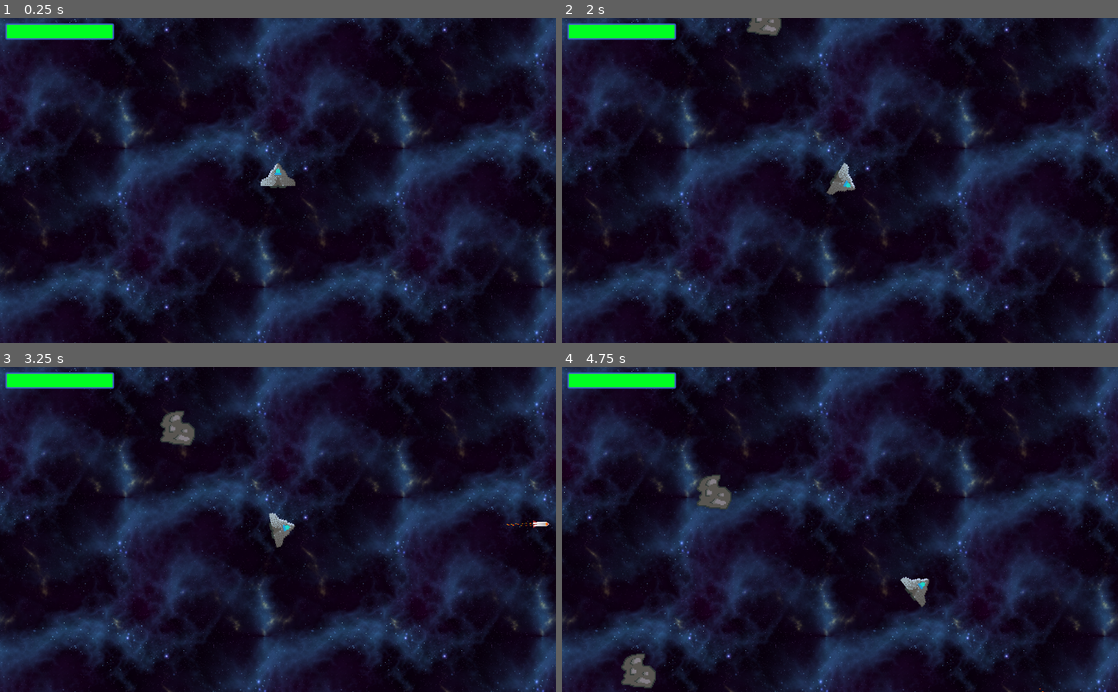
Above: before the commit, frames 1-4 (two rows, left to right).
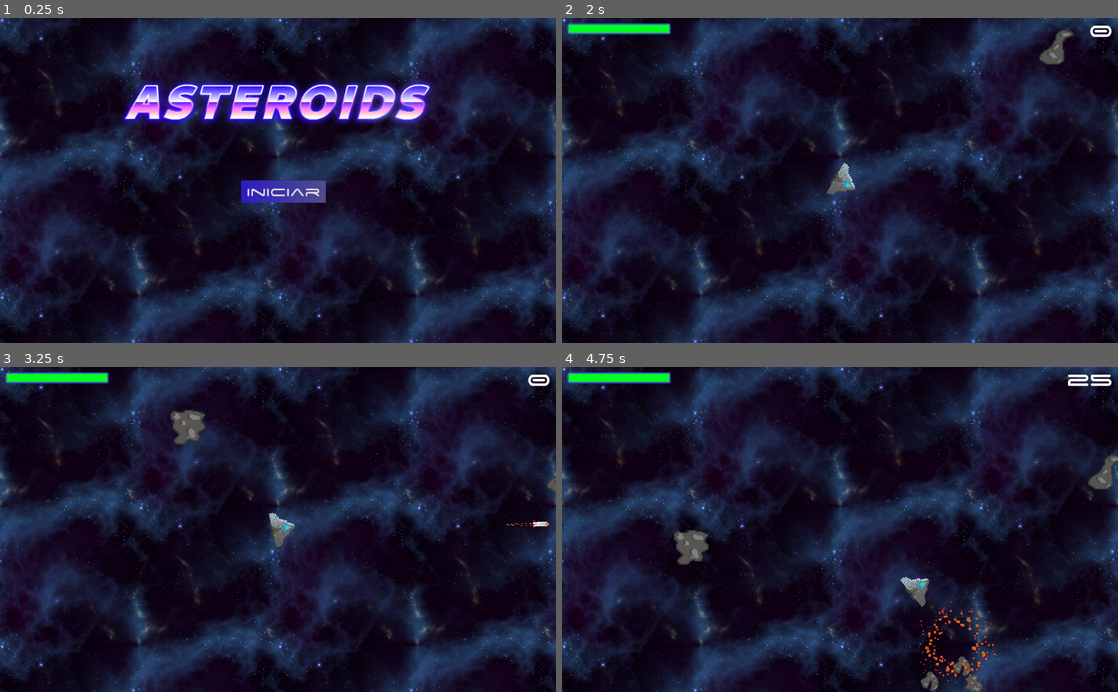
Above: after the commit, the same moments.

Repository: felsangom/GodotAsteroids
Game: Godot game, scene res://scenes/MainMenu.tscn
The game is run twice, just before and just after one commit, with the same random seed, the same clock (stepped at 60 frames per second) and the same inputs. Before the commit the project starts from res://scenes/MainGame.tscn. Sound files missing from this copy of the repository are replaced by a short silence.
Inputs (mouse positions are in pixels of both pictures, inside the frame that each line leads up to):
- Up to frame 1 (0.25 s): no input
- Up to frame 2 (2 s): click (845, 190) at 0.5 s, where only the run after the commit has a clickable "Iniciar"; tap Enter (ui_accept) at 1.25, 1.52 s; hold Right (ui_right) from 1.28 s (still down)
- Up to frame 3 (3.25 s): release Right (ui_right) at 2.03 s; hold Left (ui_left) 2.03-2.78 s; tap Enter (ui_accept) at 2.27 s; hold Right (ui_right) from 2.78 s (still down)
- Up to frame 4 (4.75 s): release Right (ui_right) at 3.53 s; hold Up (ui_up) 3.53-4.28 s; tap Enter (ui_accept) at 3.77, 4.52 s; hold Left (ui_left) from 4.28 s (still down)

The runs differ from the first frame. In frame 1, 55% of the frame differs, in the area x 0-100%, y 0-100%; in frame 2, 51%; in frame 3, 51%; in frame 4, 52%.

Commit message:
Final game adjustments

Diff:
--- /dev/null
+++ b/Global.gd
@@ -0,0 +1,20 @@
+extends Node
+
+var score = 0
+var current_scene = null
+
+func _ready():
+	var root = get_tree().get_root()
+	current_scene = root.get_child(root.get_child_count() - 1)
+
+func goto_scene(path):
+	call_deferred("_deffered_goto_scene", path)
+
+func _deffered_goto_scene(path):
+	current_scene.free()
+
+	var new_scene = ResourceLoader.load(path)
+	current_scene = new_scene.instance()
+
+	get_tree().get_root().add_child(current_scene)
+	get_tree().set_current_scene(current_scene)
--- a/project.godot
+++ b/project.godot
@@ -11,8 +11,12 @@
 [application]
 
 config/name="Asteroids"
-run/main_scene="res://scenes/MainGame.tscn"
+run/main_scene="res://scenes/MainMenu.tscn"
 config/icon="res://icon.png"
+
+[autoload]
+
+Global="*res://Global.gd"
 
 [input]
 
--- a/scenes/Asteroid.gd
+++ b/scenes/Asteroid.gd
@@ -10,9 +10,9 @@
 ]
 
 export (bool) var small = false
-export (int) var min_speed = 50
-export (int) var max_speed = 150
-export (int) var rotation_speed = 1
+export (int) var min_speed = 150
+export (int) var max_speed = 250
+export (int) var rotation_speed = 3
 var rotation_direction = 0
 
 func spawn():
--- /dev/null
+++ b/scenes/GameOver.gd
@@ -0,0 +1,7 @@
+extends Node2D
+
+func _ready():
+	$CanvasLayer/Pontos.text = str(Global.score)
+
+func _on_Restart_pressed():
+	Global.goto_scene("res://scenes/MainGame.tscn")
--- /dev/null
+++ b/scenes/GameOver.tscn
@@ -0,0 +1,115 @@
+[gd_scene load_steps=13 format=2]
+
+[ext_resource path="res://assets/images/bg.png" type="Texture" id=1]
+[ext_resource path="res://assets/fonts/space age.ttf" type="DynamicFontData" id=2]
+[ext_resource path="res://scenes/GameOver.gd" type="Script" id=3]
+
+[sub_resource type="DynamicFont" id=3]
+size = 64
+font_data = ExtResource( 2 )
+
+[sub_resource type="DynamicFont" id=9]
+size = 24
+font_data = ExtResource( 2 )
+
+[sub_resource type="DynamicFont" id=10]
+size = 32
+font_data = ExtResource( 2 )
+
+[sub_resource type="StyleBoxFlat" id=4]
+bg_color = Color( 0.141176, 0.14902, 0.560784, 1 )
+
+[sub_resource type="StyleBoxFlat" id=5]
+bg_color = Color( 0.00784314, 0.0156863, 0.243137, 1 )
+
+[sub_resource type="Gradient" id=6]
+colors = PoolColorArray( 0.176268, 0.113792, 0.766602, 1, 0.31961, 0.308094, 0.543945, 1 )
+
+[sub_resource type="GradientTexture" id=2]
+gradient = SubResource( 6 )
+
+[sub_resource type="StyleBoxTexture" id=7]
+texture = SubResource( 2 )
+region_rect = Rect2( 0, 0, 2048, 1 )
+margin_left = 10.0
+margin_right = 10.0
+margin_top = 5.0
+margin_bottom = 5.0
+
+[sub_resource type="DynamicFont" id=8]
+size = 32
+font_data = ExtResource( 2 )
+
+[node name="GameOver" type="Node2D"]
+script = ExtResource( 3 )
+
+[node name="Background" type="TextureRect" parent="."]
+show_behind_parent = true
+margin_right = 1920.0
+margin_bottom = 1080.0
+texture = ExtResource( 1 )
+expand = true
+stretch_mode = 2
+__meta__ = {
+"_edit_use_anchors_": false
+}
+
+[node name="CanvasLayer" type="CanvasLayer" parent="."]
+
+[node name="GameOverLabel" type="Label" parent="CanvasLayer"]
+anchor_left = 0.5
+anchor_right = 0.5
+margin_left = -240.5
+margin_top = 100.0
+margin_right = 240.5
+margin_bottom = 62.0
+custom_fonts/font = SubResource( 3 )
+text = "GAME OVER"
+__meta__ = {
+"_edit_use_anchors_": false
+}
+
+[node name="Pontuação" type="Label" parent="CanvasLayer"]
+anchor_left = 0.5
+anchor_right = 0.5
+margin_left = -92.5
+margin_top = 175.0
+margin_right = 92.5
+margin_bottom = 24.0
+custom_fonts/font = SubResource( 9 )
+text = "Pontuação"
+__meta__ = {
+"_edit_use_anchors_": false
+}
+
+[node name="Pontos" type="Label" parent="CanvasLayer"]
+anchor_left = 0.5
+anchor_right = 0.5
+margin_left = -20.0
+margin_top = 200.0
+margin_right = 20.0
+margin_bottom = 31.0
+grow_horizontal = 2
+custom_fonts/font = SubResource( 10 )
+text = "0"
+__meta__ = {
+"_edit_use_anchors_": false
+}
+
+[node name="Restart" type="Button" parent="CanvasLayer"]
+anchor_left = 0.5
+anchor_right = 0.5
+margin_left = -221.0
+margin_top = 300.0
+margin_right = 221.0
+margin_bottom = 41.0
+custom_styles/hover = SubResource( 4 )
+custom_styles/pressed = SubResource( 5 )
+custom_styles/normal = SubResource( 7 )
+custom_fonts/font = SubResource( 8 )
+text = "Jogar novamente"
+__meta__ = {
+"_edit_use_anchors_": false
+}
+
+[connection signal="pressed" from="CanvasLayer/Restart" to="." method="_on_Restart_pressed"]
--- a/scenes/MainGame.gd
+++ b/scenes/MainGame.gd
@@ -4,6 +4,7 @@
 export (PackedScene) var Explosion
 
 func _ready():
+	Global.score = 0
 	randomize()
 
 func _on_Spaceship_shoot(missile, _position, _direction):
@@ -42,18 +43,37 @@
 	var asteroid_scale = asteroid.scale
 	asteroid.destroy()
 
+	play_explosion(asteroid_position)
+
+	if !is_small_asteroid:
+		Global.score += 25
+		var smaller_asteroids = 0
+		while smaller_asteroids < 3:
+			spawn_asteroid(asteroid_scale / 2, asteroid_position, true)
+			smaller_asteroids += 1
+	else:
+		Global.score += 5
+
+	update_score()
+
+func play_explosion(position):
 	var explosion = Explosion.instance()
-	explosion.position = asteroid_position
+	explosion.position = position
 	add_child(explosion)
 	$ExplosionSound.play()
 	explosion.explode()
 
-	if !is_small_asteroid:
-		var smaller_asteroids = 0
-		while smaller_asteroids < 3:
-			spawn_asteroid(asteroid_scale / 2, asteroid_position, true)
-			smaller_asteroids += 1
-
+func update_score():
+	$HUD/Score.text = str(Global.score)
 
 func _on_Spaceship_took_damage():
-	$SpaceshipHealth.value = $Spaceship.health
+	$HUD/SpaceshipHealth.value = $Spaceship.health
+
+	if $Spaceship.health == 0:
+		$Spaceship/CollisionPolygon2D.set_deferred("disabled", true)
+		$Spaceship.visible = false
+		play_explosion($Spaceship.global_position)
+		$GameOverSound.play()
+
+func _on_GameOverSound_finished():
+	Global.goto_scene("res://scenes/GameOver.tscn")
--- a/scenes/MainGame.tscn
+++ b/scenes/MainGame.tscn
@@ -7,24 +7,29 @@
 [ext_resource path="res://assets/images/bg.png" type="Texture" id=5]
 [ext_resource path="res://assets/sfx/explosion.wav" type="AudioStream" id=6]
 [ext_resource path="res://scenes/health_bar.tres" type="Theme" id=7]
+[ext_resource path="res://assets/fonts/space age.ttf" type="DynamicFontData" id=8]
+[ext_resource path="res://assets/sfx/gameover.wav" type="AudioStream" id=9]
 
 [sub_resource type="Curve2D" id=1]
 _data = {
 "points": PoolVector2Array( 0, 0, 0, 0, -0.160004, 0.418289, 0, 0, 0, 0, 1023.18, 1.91661, 0, 0, 0, 0, 1024.68, 601.239, 0, 0, 0, 0, -1.65829, 602.738, 0, 0, 0, 0, -0.160004, 0.418289 )
 }
 
+[sub_resource type="DynamicFont" id=2]
+size = 48
+font_data = ExtResource( 8 )
+
 [node name="MainGame" type="Node2D"]
 script = ExtResource( 2 )
 Asteroid = ExtResource( 3 )
 Explosion = ExtResource( 4 )
 
-[node name="TextureRect" type="TextureRect" parent="."]
+[node name="Background" type="TextureRect" parent="."]
 show_behind_parent = true
-margin_left = -537.0
-margin_top = -272.0
-margin_right = 1627.0
-margin_bottom = 928.0
+margin_right = 1920.0
+margin_bottom = 1080.0
 texture = ExtResource( 5 )
+expand = true
 stretch_mode = 2
 __meta__ = {
 "_edit_use_anchors_": false
@@ -41,14 +46,29 @@
 rotation = 0.00146414
 
 [node name="AsteroidTimer" type="Timer" parent="."]
-wait_time = 2.0
 autostart = true
 
-[node name="SpaceshipHealth" type="ProgressBar" parent="."]
+[node name="HUD" type="CanvasLayer" parent="."]
+
+[node name="Score" type="Label" parent="HUD"]
+anchor_left = 1.0
+anchor_right = 1.0
+margin_left = -58.0
+margin_right = -10.0
+margin_bottom = 62.0
+grow_horizontal = 0
+custom_fonts/font = SubResource( 2 )
+text = "0"
+align = 2
+__meta__ = {
+"_edit_use_anchors_": false
+}
+
+[node name="SpaceshipHealth" type="ProgressBar" parent="HUD"]
 margin_left = 10.0
 margin_top = 10.0
-margin_right = 210.0
-margin_bottom = 40.0
+margin_right = 200.0
+margin_bottom = 30.0
 theme = ExtResource( 7 )
 value = 100.0
 percent_visible = false
@@ -59,6 +79,11 @@
 [node name="ExplosionSound" type="AudioStreamPlayer" parent="."]
 stream = ExtResource( 6 )
 
+[node name="GameOverSound" type="AudioStreamPlayer2D" parent="."]
+visible = false
+stream = ExtResource( 9 )
+
 [connection signal="shoot" from="Spaceship" to="." method="_on_Spaceship_shoot"]
 [connection signal="took_damage" from="Spaceship" to="." method="_on_Spaceship_took_damage"]
 [connection signal="timeout" from="AsteroidTimer" to="." method="_on_AsteroidTimer_timeout"]
+[connection signal="finished" from="GameOverSound" to="." method="_on_GameOverSound_finished"]
--- /dev/null
+++ b/scenes/MainMenu.gd
@@ -0,0 +1,4 @@
+extends Node2D
+
+func _on_NewGame_pressed():
+	Global.goto_scene("res://scenes/MainGame.tscn")
--- /dev/null
+++ b/scenes/MainMenu.tscn
@@ -0,0 +1,76 @@
+[gd_scene load_steps=11 format=2]
+
+[ext_resource path="res://assets/images/bg.png" type="Texture" id=1]
+[ext_resource path="res://assets/images/asteroids_logo.png" type="Texture" id=2]
+[ext_resource path="res://assets/fonts/space age.ttf" type="DynamicFontData" id=3]
+[ext_resource path="res://scenes/MainMenu.gd" type="Script" id=4]
+
+[sub_resource type="StyleBoxFlat" id=5]
+bg_color = Color( 0.141176, 0.14902, 0.560784, 1 )
+
+[sub_resource type="StyleBoxFlat" id=6]
+bg_color = Color( 0.00784314, 0.0156863, 0.243137, 1 )
+
+[sub_resource type="Gradient" id=1]
+colors = PoolColorArray( 0.176268, 0.113792, 0.766602, 1, 0.31961, 0.308094, 0.543945, 1 )
+
+[sub_resource type="GradientTexture" id=7]
+gradient = SubResource( 1 )
+
+[sub_resource type="StyleBoxTexture" id=3]
+texture = SubResource( 7 )
+region_rect = Rect2( 0, 0, 2048, 1 )
+margin_left = 10.0
+margin_right = 10.0
+margin_top = 5.0
+margin_bottom = 5.0
+
+[sub_resource type="DynamicFont" id=4]
+size = 32
+font_data = ExtResource( 3 )
+
+[node name="MainMenu" type="Node2D"]
+script = ExtResource( 4 )
+
+[node name="Background" type="TextureRect" parent="."]
+show_behind_parent = true
+margin_right = 1920.0
+margin_bottom = 1080.0
+texture = ExtResource( 1 )
+expand = true
+stretch_mode = 2
+__meta__ = {
+"_edit_use_anchors_": false
+}
+
+[node name="HUD" type="CanvasLayer" parent="."]
+
+[node name="Logo" type="TextureRect" parent="HUD"]
+anchor_left = 0.5
+anchor_right = 0.5
+margin_left = -299.5
+margin_top = 100.0
+margin_right = 299.5
+margin_bottom = 112.0
+texture = ExtResource( 2 )
+__meta__ = {
+"_edit_use_anchors_": false
+}
+
+[node name="NewGame" type="Button" parent="HUD"]
+anchor_left = 0.5
+anchor_right = 0.5
+margin_left = -68.0
+margin_top = 300.0
+margin_right = 68.0
+margin_bottom = 31.0
+custom_styles/hover = SubResource( 5 )
+custom_styles/pressed = SubResource( 6 )
+custom_styles/normal = SubResource( 3 )
+custom_fonts/font = SubResource( 4 )
+text = "Iniciar"
+__meta__ = {
+"_edit_use_anchors_": false
+}
+
+[connection signal="pressed" from="HUD/NewGame" to="." method="_on_NewGame_pressed"]
Binary file added: assets/images/asteroids_logo.png
Not shown, added: assets/images/asteroids_logo.png.import
Not shown: 1 places in scenes/MainGame.tscn that only renumber resources
Not shown, changed: assets/sfx/gameover.wav
